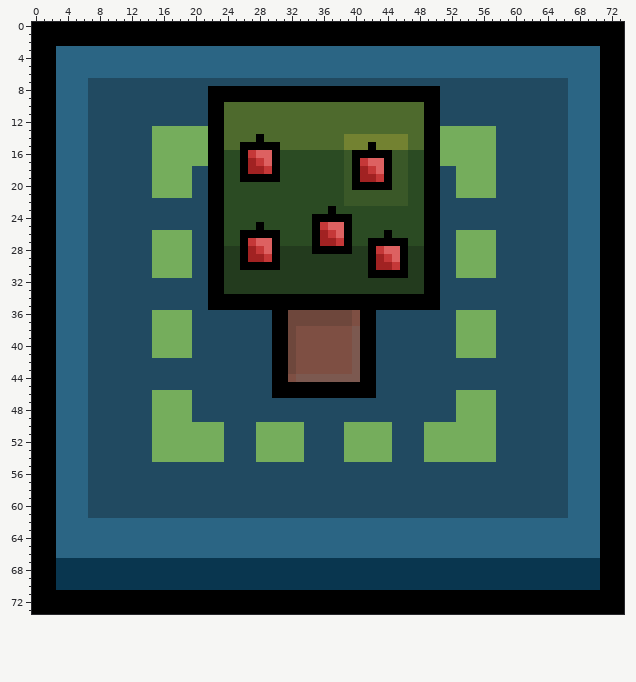
One commit to this sprite sheet: ui/game/start_menu/images/zone_treefarm.png. Above: the version before the commit.
The file is 74x74 pixels.
After the commit:
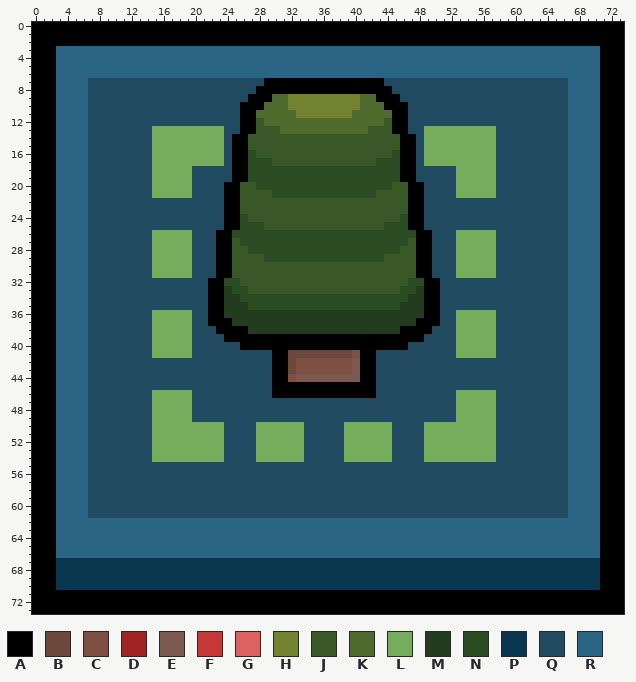
Palette (. is transparent): A #000000  B #6e473c  C #7e4f43  D #a12222  E #7c5950  F #c53838  G #dd6161  H #738231  J #3a5828  K #4e6a2d  L #75ad5c  M #233b1e  N #2b4b23  P #09364f  Q #214a61  R #2b6584
Difference:
Changed rows in their new state; - is an unchanged pixel.
first column x 22:
 7 -------AAAAAAAAAAAAAAA-------
 8 QQQQQQ-----------------QQQQQQ
 9 QQQQQ---KKHHHHHHHHHKK---QQQQQ
10 QQQQAAA---HHHHHHHHH---AAAQQQQ
11 QQQQAA-----HHHHHHH-----AAQQQQ
12 QQQQAAJ---------------JAAQQQQ
13 LLQQAAJJJ-----------JJJAAQQLL
14 LLQAAJJJJJJJJJJJJJJJJJJJAAQLL
15 LLQA-JJJJJJJJJJJJJJJJJJJAAQLL
16 LLQA-NJJJJJJJJJJJ-JJJJJNAAQLL
17 LLQA-NNNJJJJJJJJJ-JJJNNNAAQLL
18 QQQA-NNNN--------NNNNNNNAAQQQ
19 QQQA-NNNN--------NNNNNNNAAQQQ
20 QQAAJJ-----------NNNNNN--AAQQ
21 QQAAJJJJ---------NNNN----AAQQ
22 QQAAJJJJJJJJJJJJJ--------AAQQ
23 QQAAJJJJJJJJJJJJJJJJJJJJJAAQQ
24 QQAA-JJJJJJJJJJJJJJJJJJJ-AAQQ
25 QQAA--NJJJJJJJJJJJJJJJ---AAQQ
26 Q-A-NNNNN----NNNNN----N---A-Q
27 Q-AJNNNNN----NNNNN--NNNNNJA-Q
28 Q-AJJNNNNNNNNNNNNNNNNNNNJJA-Q
29 Q-AJJJJNNNNNNNNNNNNNNNJJJJA-Q
30 Q-AJJJJJJJJJJJJJJJJJJJJJJJA-Q
31 Q-AJJJJJJJJJJJJJJJJJJJJJJJA-Q
32 --NNJJJJJJJJJJJJJJJJJJJJJNN--
33 ---NNJJJJJJJJJJJJJJJJJJJNN---
34 --MMNNNNNNNNNNNNNNNNNNNNNMM--
35 --MMMNNNNNNNNNNNNNNNNNNNMMM--
36 AAMMMMMMMMMMMMMMMMMMMMMMMMMAA
37 AAAMMMMMMMMMMMMMMMMMMMMMMMAAA
38 -AAAAMMMMMMMMMMMMMMMMMMMAAAA-
39 --AAAAAA--AAAAAAAAA--AAAAAA--
40 ----AAAA--AAAAAAAAA--AAAA----
41 -----------BBBBBBBC----------
Boxes around the changes in both pictures, in picture pixels (x1, y1, x2, y2):
changed: (208, 78, 440, 358)
